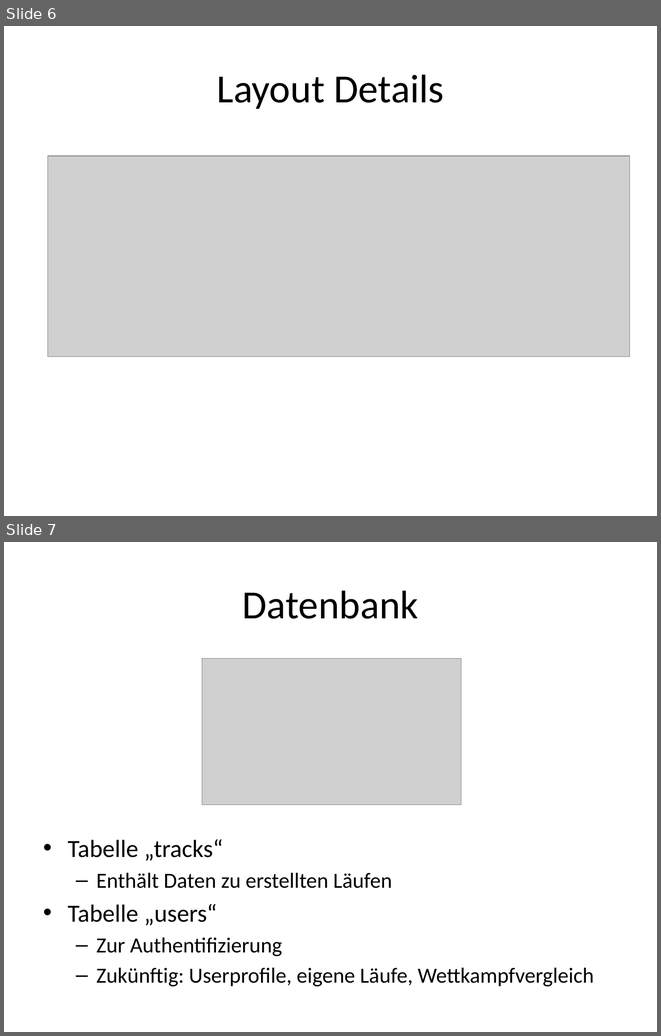
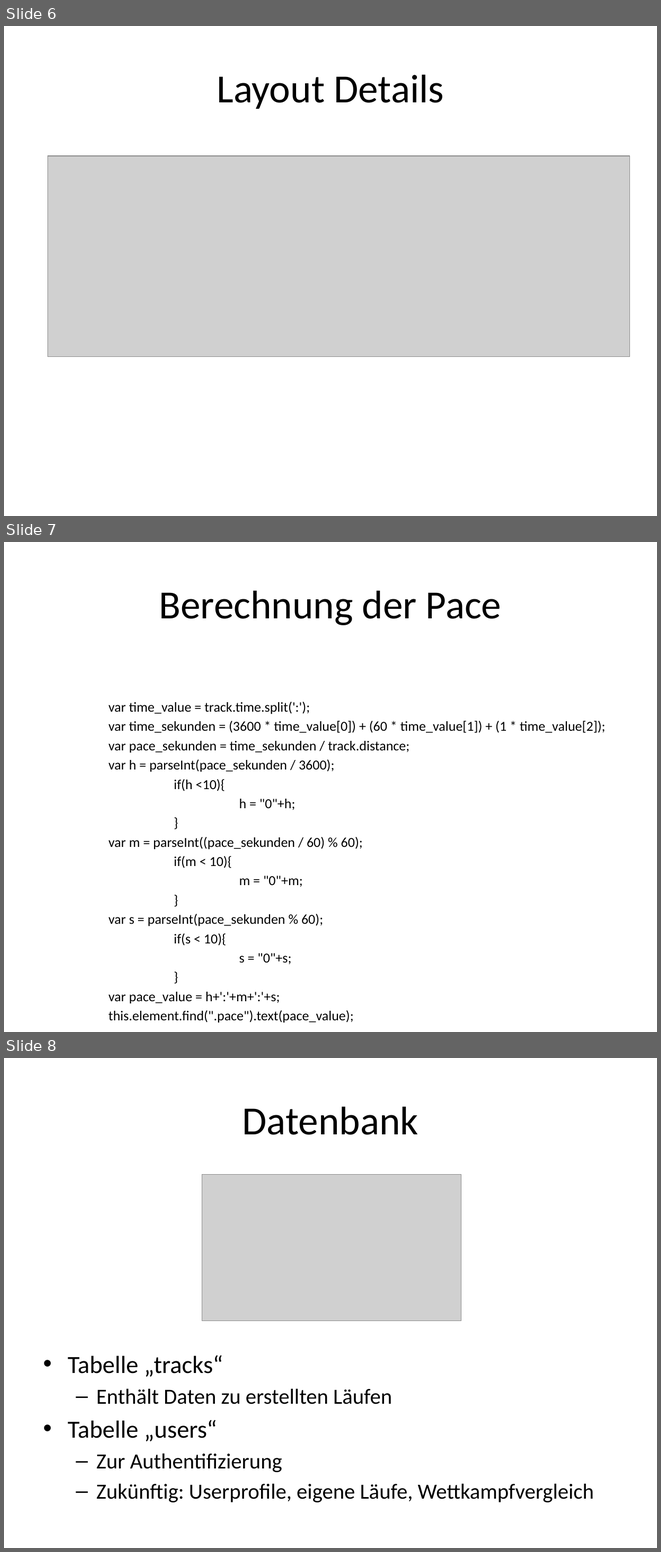
Before and after one commit to patpiech88/SportfreundeRFH, a slide deck: Dokumentation/SportfreundeRFH.pptx. Shown one above the other, each under a label of ours: slides 6 and 7 before the commit, slides 6, 7 and 8 after it. The pictures are 661x1036 and 661x1552 pixels, drawn with LibreOffice and Linux fonts; fonts in the diff are those of the drawing; grey boxes stand for pictures. Boxes give left, top, right and bottom in pixels: in the first picture for what was removed or moved away, otherwise in the second. Text is boxed around its words. In the diff, an @@ line names an element or a change of style, - is before the commit and + after.

```diff
--- a/Dokumentation/SportfreundeRFH.pptx
+++ b/Dokumentation/SportfreundeRFH.pptx
@@ slide 7 added at bbox=[4, 542, 657, 1032], background #FFFFFF @@
@@ title added at bbox=[159, 590, 502, 625], 44 pt, text #000000 @@
+Berechnung der Pace
@@ text added at bbox=[108, 702, 606, 1023], 15.2 pt, text #000000 @@
+var time_value = track.time.split(':');
+var time_sekunden = (3600 * time_value[0]) + (60 * time_value[1]) + (1 * time_value[2]);
+var pace_sekunden = time_sekunden / track.distance;
+var h = parseInt(pace_sekunden / 3600);
+if(h <10){
+h = "0"+h;
+}
+var m = parseInt((pace_sekunden / 60) % 60);
+if(m < 10){
+m = "0"+m;
+}
+var s = parseInt(pace_sekunden % 60);
+if(s < 10){
+s = "0"+s;
+}
+var pace_value = h+':'+m+':'+s;
+this.element.find(".pace").text(pace_value);
@@ what was slide 7 is now slide 8 @@
```
Also in this commit, not shown: 2 slides changed, 3 other slides added.
